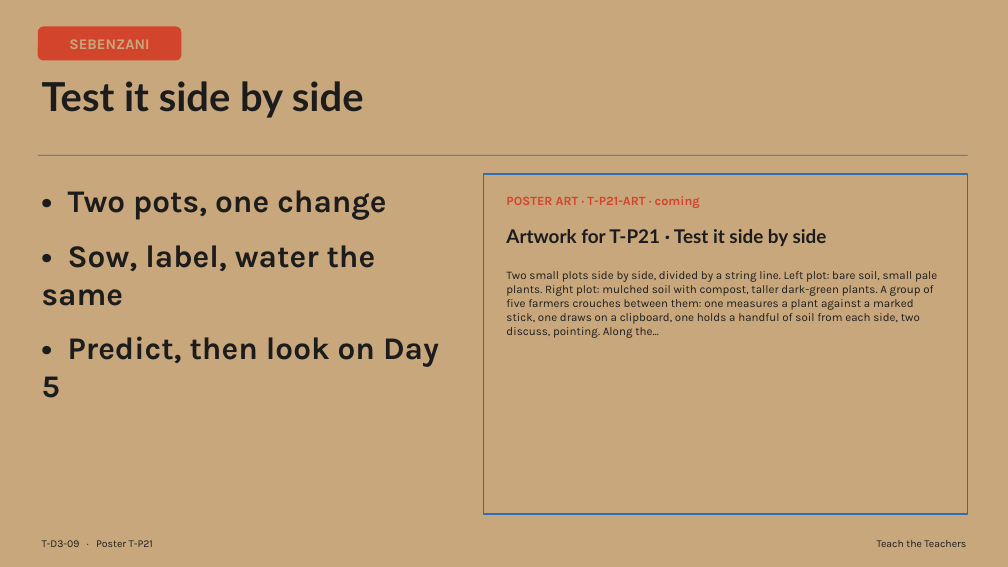
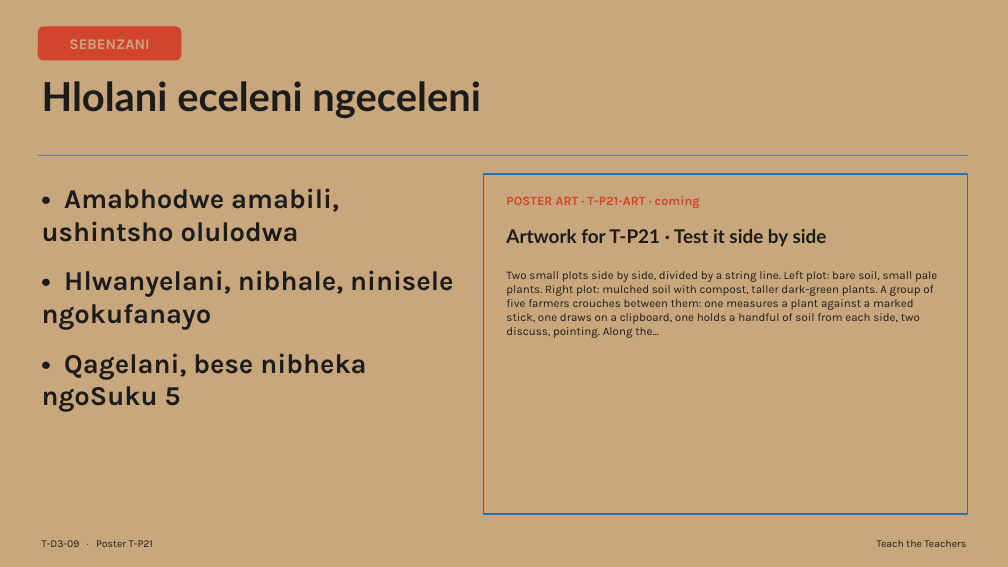
Before and after one commit to rorymclark-prog/ImbewuField, a slide deck: slide 9 of courses/build/teach-the-teachers/T-D3.zu.pptx. Drawn at 1008x567 pixels with LibreOffice and Linux fonts; fonts in the diff are those of the drawing. Boxes give left, top, right and bottom in pixels: in the first picture for what was removed or moved away, otherwise in the second. Text is boxed around its words. In the diff, an @@ line names an element or a change of style, - is before the commit and + after.

```diff
--- a/courses/build/teach-the-teachers/T-D3.zu.pptx
+++ b/courses/build/teach-the-teachers/T-D3.zu.pptx
@@ text at (42,81,481,118): text changed @@
-Test it side by side
+Hlolani eceleni ngeceleni
@@ text at (42,188,454,412): text changed; size 30 to 26 pt @@
-• Two pots, one change
-• Sow, label, water the same
-• Predict, then look on Day 5
+• Amabhodwe amabili, ushintsho olulodwa
+• Hlwanyelani, nibhale, ninisele ngokufanayo
+• Qagelani, bese nibheka ngoSuku 5
```
Also in this commit, not shown: 17 other slides changed, 38 other files.
